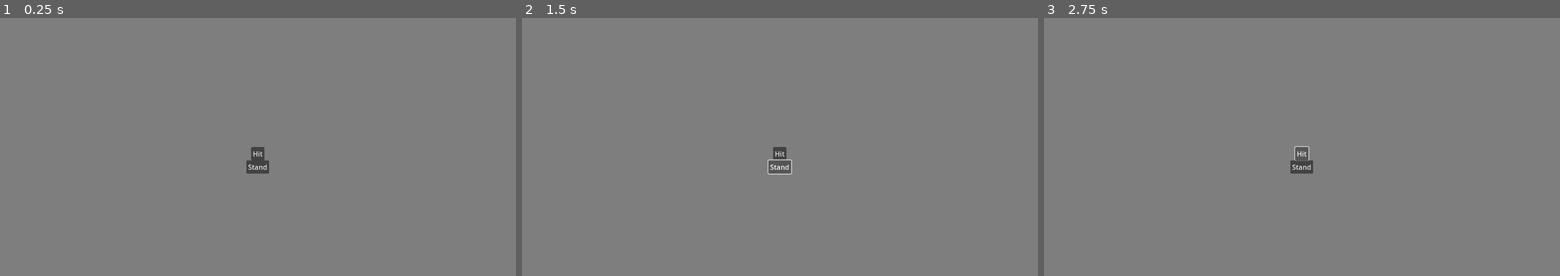
Above: before the commit, frames 1-3 (left to right).
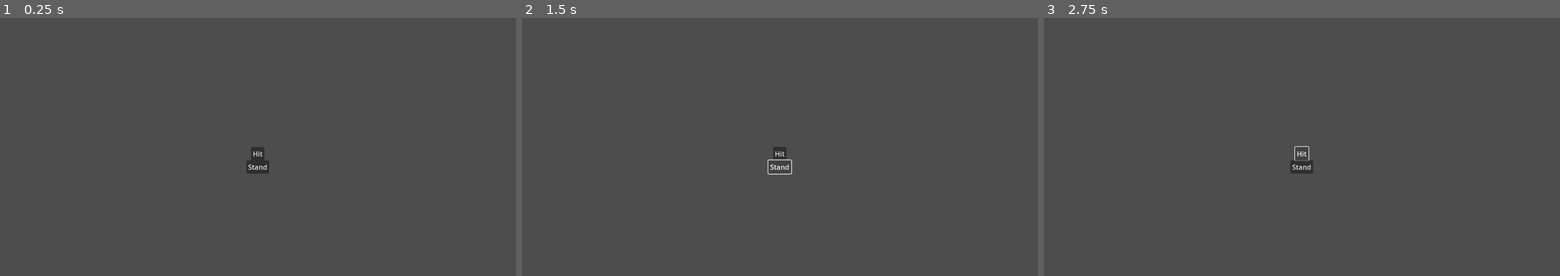
Above: after the commit, the same moments.

Repository: Phdery/BlackJack-Brawl
Game: Godot game, scene res://scenes/table.tscn
The game is run twice, just before and just after one commit, with the same random seed, the same clock (stepped at 60 frames per second) and the same inputs. This scene is started directly instead of the project's main scene.
Inputs:
- Up to frame 1 (0.25 s): no input
- Up to frame 2 (1.5 s): click "Hit" at 0.5 s; click "Stand" at 1.25 s
- Up to frame 3 (2.75 s): click "Hit" at 2 s

The runs differ from the first frame. In frame 1, 100% of the frame differs, in the area x 0-100%, y 0-100%; in frame 2, 100%; in frame 3, 100%.
Error in both runs: Invalid assignment of property or key 'visible' with value of type 'bool' on a base object of type 'null instance'. (res://scripts/score_card.gd:14)

Commit message:
table update and some assets

Diff:
--- a/cardgame/scenes/table.tscn
+++ b/cardgame/scenes/table.tscn
@@ -18,16 +18,6 @@
 offset_right = 1200.0
 offset_bottom = 600.0
 
-[node name="ColorRect" type="ColorRect" parent="."]
-layout_mode = 1
-anchors_preset = 15
-anchor_right = 1.0
-anchor_bottom = 1.0
-grow_horizontal = 2
-grow_vertical = 2
-localize_numeral_system = false
-color = Color(0.494118, 0.494118, 0.494118, 1)
-
 [node name="MainLayout" type="HBoxContainer" parent="."]
 layout_mode = 1
 anchors_preset = 15
@@ -42,7 +32,7 @@
 layout_mode = 2
 
 [node name="Player" parent="MainLayout/PlayerBox" instance=ExtResource("2_a2xkj")]
-position = Vector2(250, 0)
+unique_name_in_owner = true
 
 [node name="CenterLayout" type="VBoxContainer" parent="MainLayout"]
 custom_minimum_size = Vector2(200, 0)
--- a/cardgame/scripts/table.gd
+++ b/cardgame/scripts/table.gd
@@ -1,14 +1,16 @@
 class_name Table
 extends Control
 
-@onready var player:Player = $Player
-@onready var enemy:Enemy = $Enemy
+@onready var player:Player = $MainLayout/PlayerBox/Player
+@onready var enemy:Enemy = $MainLayout/EnemyBox/Enemy
 
-#TODO Build Main Logic
+var _have_ace: bool = false
 var player_turn: bool = false
+var player_score: int
+var enemy_score: int
 
-#TODO 2 different enemy scenes?
-var enemies = [preload("res://scenes/enemy.tscn"), preload("res://scenes/enemy.tscn")]
+#TODO maybe have 2 different enemy scenes?
+var enemies = [preload("res://scenes/enemy.tscn")]
 var current_enemy: int = 0
 
 func _ready():
@@ -24,14 +26,17 @@
 	enemy.draw_and_execute_card()
 
 func _on_hit_button_pressed() -> void:
-	if player_turn:
+	player_score = calculate_score(player.player_displayed_cards.cards, player.max_score())
+	if player_turn and player_score < 21:
 		player.draw_and_execute_card()
 		if !enemy.is_stopped:
 			player_turn = false
 			enemy_turn()
 
 func _on_stand_button_pressed() -> void:
-	if player_turn:
+	player_score = calculate_score(player.player_displayed_cards.cards, player.max_score())
+	#TODO: need to get max score
+	if player_turn and player_score < player.max_score():
 		if !enemy.is_stopped:
 			player_turn = false
 			enemy_turn()
@@ -56,19 +61,20 @@
 	#TODO player lose scene
 
 func check_winner() -> void:
-	var player_score = calculate_score(player.player_displayed_cards.cards)
-	var enemy_score = calculate_score(enemy.enemy_displayed_cards.cards)
+	player_score = calculate_score(player.player_displayed_cards.cards, player.max_score())
+	enemy_score = calculate_score(enemy.enemy_displayed_cards.cards, 21)
 	var score_difference = player_score - enemy_score
 	# same score or both bust
-	if score_difference == 0 or player_score > 21 and enemy_score > 21:
+	if score_difference == 0 or (player_score > player.max_score() and enemy_score > 21):
 		#TODO: tie animation
 		pass
 	# only enemy bust
 	elif enemy_score > 21:
 		#TODO: player win animation
+		#TODO: suit effect
 		enemy.modify_health(-player_score)
 	# only player bust
-	elif player_score > 21:
+	elif player_score > player.max_score():
 		#TODO: enemy win animation
 		player.modify_health(-enemy_score)
 	# both didn't bust
@@ -76,6 +82,7 @@
 		# player win
 		if score_difference > 0:
 			#TODO: player win animation
+			#TODO: suit effect
 			enemy.modify_health(-score_difference)
 		# enemy win
 		else:
@@ -84,20 +91,28 @@
 	# check signals
 	enemy.enemy_died.connect(_player_win)
 	player.player_died.connect(_enemy_win)
+	# reset turn
+	player.reset_turn()
+	enemy.reset_turn()
 
-func calculate_score(hand: Array) -> int:
+func calculate_score(hand: Array, max_score: int) -> int:
 	var score: int = 0
 	# Calculate the total score logic
 	for card in hand:
 		score += card.score
-	#TODO ace logic here?
+		if card.score == 11:
+			_have_ace = true
+	# Ace logic
+	if _have_ace and score > max_score:
+		score -= 10
 	return score
 
 func enemy_turn():
 	while !player_turn and !enemy.is_stopped:
 		#TODO enemy logic
-		#enemy.decide_action()
-		if !player.is_stopped:
+		enemy.make_decision_based_on_probabilty()
+		enemy_score = calculate_score(enemy.enemy_displayed_cards.cards, 21)
+		if !player.is_stopped or enemy_score > 21:
 			player_turn = true
 	if player.is_stopped and enemy.is_stopped:
 		check_winner()
Binary file added: cardgame/assets/cards/carb_back_1.png
Not shown, added: cardgame/assets/cards/carb_back_1.png.import
Binary file added: cardgame/assets/cards/card_back_2.png
Not shown, added: cardgame/assets/cards/card_back_2.png.import
Binary file added: cardgame/assets/cards/try_again_hover.png
Not shown, added: cardgame/assets/cards/try_again_hover.png.import
Binary file added: cardgame/assets/ending/fail_1.jpg
Not shown, added: cardgame/assets/ending/fail_1.jpg.import
Binary file added: cardgame/assets/ending/fail_2.jpg
Not shown, added: cardgame/assets/ending/fail_2.jpg.import
Binary file added: cardgame/assets/ending/try_again.png
Not shown, added: cardgame/assets/ending/try_again.png.import
(and 6 more such lines)
